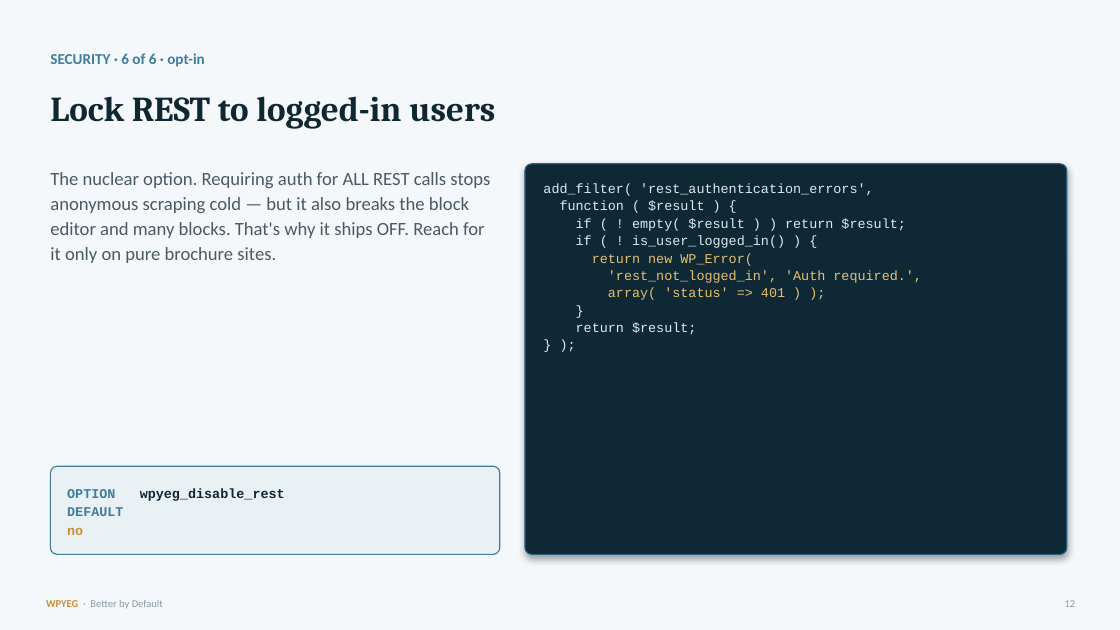
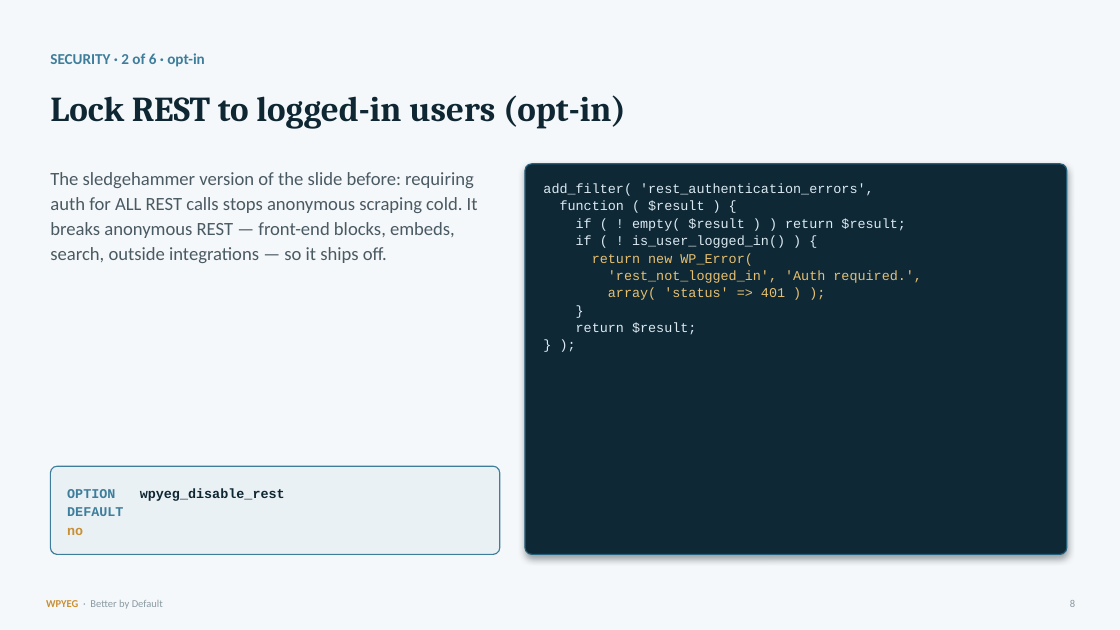
Before and after one commit to WPYEG/Better-by-Default, a slide deck: slide 8 of workshop/Better-by-Default.pptx (slide 12 before the commit). Drawn at 1120x630 pixels with LibreOffice and Linux fonts; fonts in the diff are those of the drawing. Boxes give left, top, right and bottom in pixels: in the first picture for what was removed or moved away, otherwise in the second. Text is boxed around its words. In the diff, an @@ line names an element or a change of style, - is before the commit and + after.

```diff
--- a/workshop/Better-by-Default.pptx
+++ b/workshop/Better-by-Default.pptx
@@ text at (50,53,205,67): text changed @@
-SECURITY · 6 of 6 · opt-in
+SECURITY · 2 of 6 · opt-in
@@ text at (50,95,626,128): text changed @@
-Lock REST to logged-in users
+Lock REST to logged-in users (opt-in)
@@ text at (50,172,478,263): text changed @@
-The nuclear option. Requiring auth for ALL REST calls stops anonymous scraping cold — but it also breaks the block editor and many blocks. That's why it ships OFF. Reach for it only on pure brochure sites.
+The sledgehammer version of the slide before: requiring auth for ALL REST calls stops anonymous scraping cold. It breaks anonymous REST — front-end blocks, embeds, search, outside integrations — so it ships off.
@@ text at (1070,600,1075,607): text changed @@
-12
+8
```
Also in this commit, not shown: 20 other slides changed, 11 other files.
